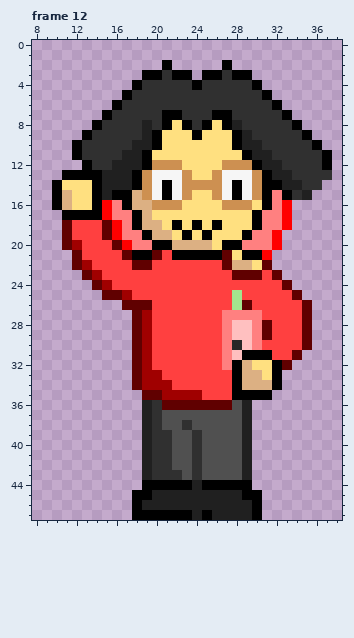
Two states of a pixel-art file, assets/characters/sophia.aseprite. Above: the version before the commit.
48x48 pixels, 12 frames. Colours within 5 levels of each other are drawn and written as one. Shown: frame 12: x 8..38, y 0..47.
Once edited:
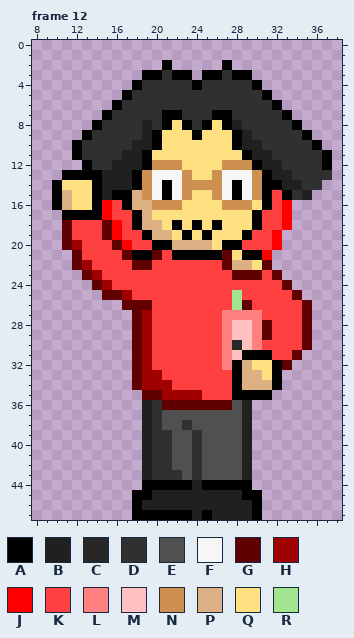
Palette (. is transparent): A #000000  B #202020  C #272727  D #303030  E #505050  F #f6f6f6  G #600000  H #a00000  J #ff0000  K #ff4040  L #ff8080  M #ffc0c0  N #cd9051  P #dcb083  Q #ffe080  R #a3e58e
What changed:
--- frame 12, layer "Layer 2"
@@ x 14..34 @@
 14 ABBBANFAFNNNNFAFNAABB
-15 ABAAPNFAFNQQNFAFNALAD
-16 AJLAPPNNNQQQQNNNQALJ.
-17 AJLLAPQQQQQQQQQQALLJ.
-18 KGJLAPPQAQAQAQQQALLJ.
-19 KGJLLAPPQAQAQQQALLJ..
-20 KKGJLLAAPPPPQAALLLJ..
+15 ABAAPNFAFNQQNFAFNAKAD
+16 AJKAPPNNNQQQQNNNQAKJ.
+17 AJKKAPQQQQQQQQQQAKKJ.
+18 KGJKAPPQAQAQAQQQAKKJ.
+19 KGJKKAPPQAQAQQQAKKJ..
+20 KKGJKKAAPPPPQAAKKKJ..
 21 KKKGAAGKAAAAAGQAAJ...
Changed places in both pictures, as pixel boxes (x1, y1, x2, y2):
changed: (242, 190, 282, 250)
changed: (112, 200, 152, 250)
